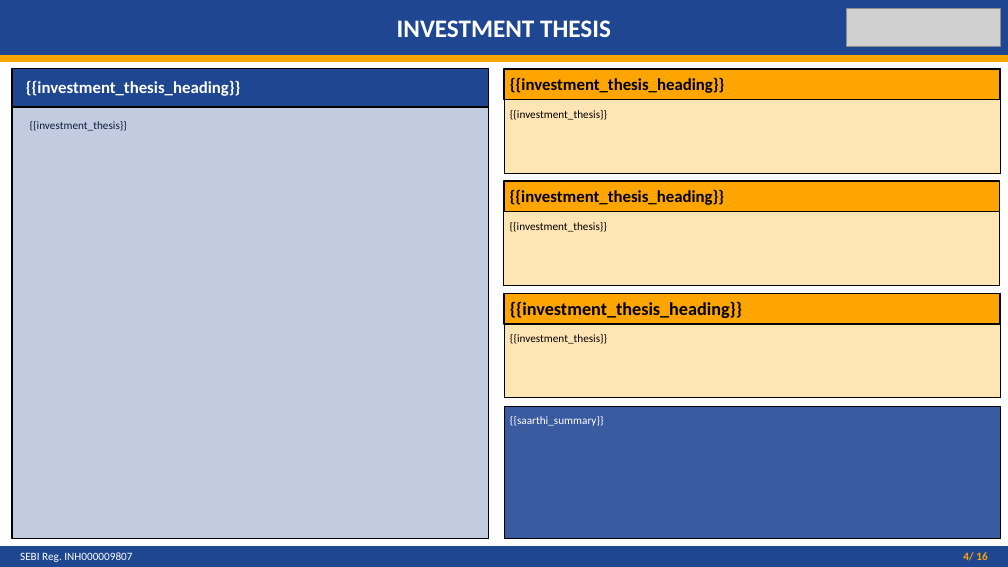
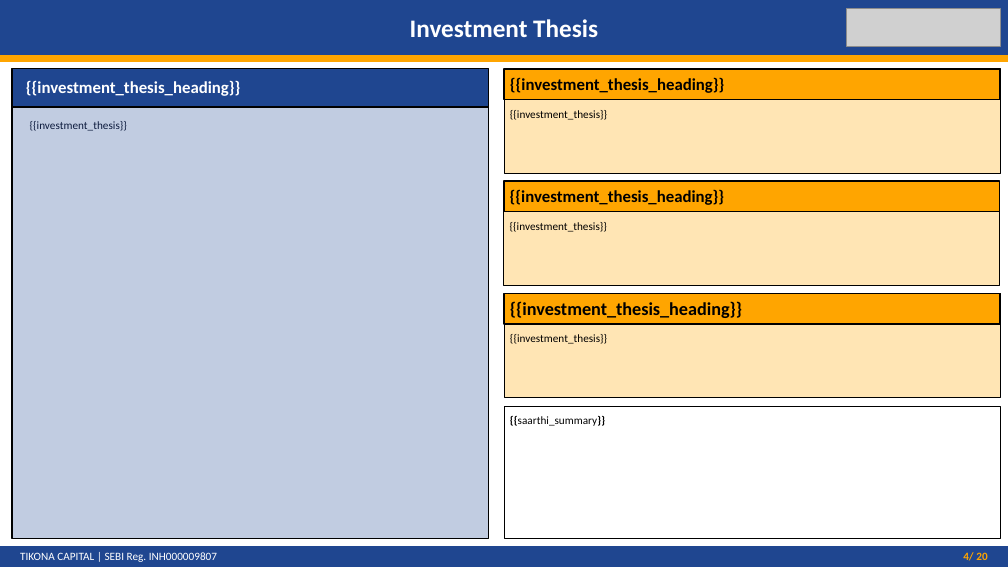
Before and after one commit to pratikgpt/tikona-research-os-2, a slide deck: slide 4 of master_template.pptx. Drawn at 1008x567 pixels with LibreOffice and Linux fonts; fonts in the diff are those of the drawing; grey boxes stand for pictures. Boxes give left, top, right and bottom in pixels: in the first picture for what was removed or moved away, otherwise in the second. Text is boxed around its words. In the diff, an @@ line names an element or a change of style, - is before the commit and + after.

```diff
--- a/master_template.pptx
+++ b/master_template.pptx
@@ text in rectangle at (410, 19, 598, 37): text changed @@
-INVESTMENT THESIS
+Investment Thesis
@@ rectangle at (504, 406, 1000, 538): fill #3A5BA0 to #FFFFFF @@
@@ rectangle "{{saarthi_summary}}": place and size @@
-rectangle "{{saarthi_summary}}" at (510, 416, 604, 426)
+rectangle "{{saarthi_summary}}" at (510, 414, 994, 534)
@@ rectangle "{{saarthi_summary}}" at (510, 414, 994, 534): text colour #FFFFFF to #000000; bold on in "{{saarthi_summary}}"; fill none to #FFFFFF @@
@@ text at (20, 552, 217, 562): text changed @@
-SEBI Reg. INH000009807
+TIKONA CAPITAL | SEBI Reg. INH000009807
@@ text at (963, 552, 987, 561): text changed @@
-4/ 16
+4/ 20
```
Also in this commit, not shown: 18 other slides changed, 1 slide added, 1 slide removed, 3 other files.
